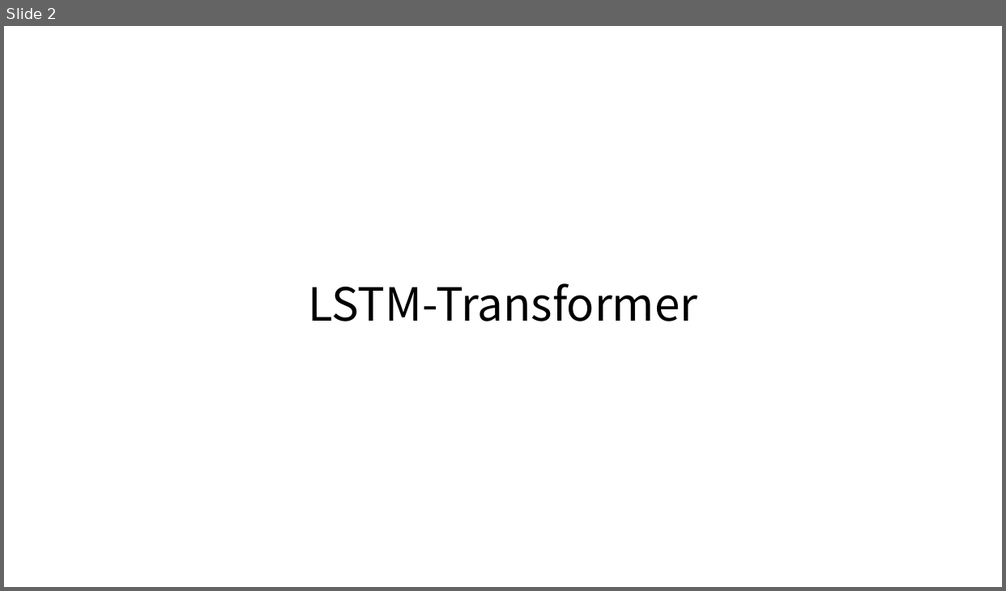
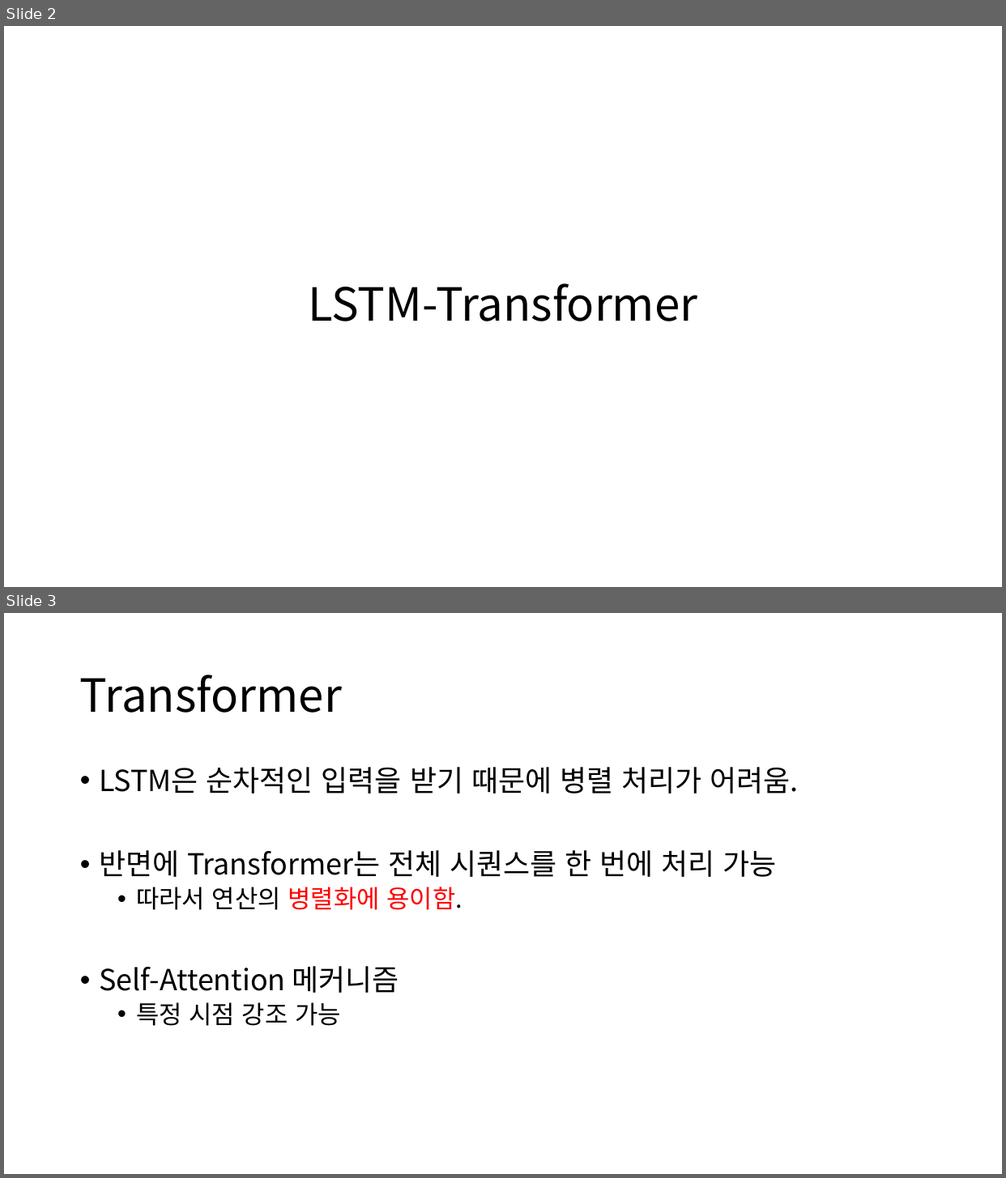
Before and after one commit to Noaplex/capstone, a slide deck: LSTM_Transformer_Parallel.pptx. Shown one above the other, each under a label of ours: slide 2 before the commit, slides 2 and 3 after it. The pictures are 1006x591 and 1006x1178 pixels, drawn with LibreOffice and Linux fonts; fonts in the diff are those of the drawing. Boxes give left, top, right and bottom in pixels: in the first picture for what was removed or moved away, otherwise in the second. Text is boxed around its words. In the diff, an @@ line names an element or a change of style, - is before the commit and + after.

```diff
--- a/LSTM_Transformer_Parallel.pptx
+++ b/LSTM_Transformer_Parallel.pptx
@@ slide 3 added at bbox=[4, 613, 1002, 1174], background #FFFFFF @@
@@ title added at bbox=[80, 675, 342, 713], 44 pt, text #000000 @@
+Transformer
@@ text added at bbox=[99, 767, 798, 1026], 28 pt, text #000000 @@
+• LSTM은 순차적인 입력을 받기 때문에 병렬 처리가 어려움.
+• 반면에 Transformer는 전체 시퀀스를 한 번에 처리 가능
+  • 따라서 연산의 병렬화에 용이함.
+• Self-Attention 메커니즘
+  • 특정 시점 강조 가능
```
Also in this commit, not shown: 2 other slides added, 1 slide removed.
